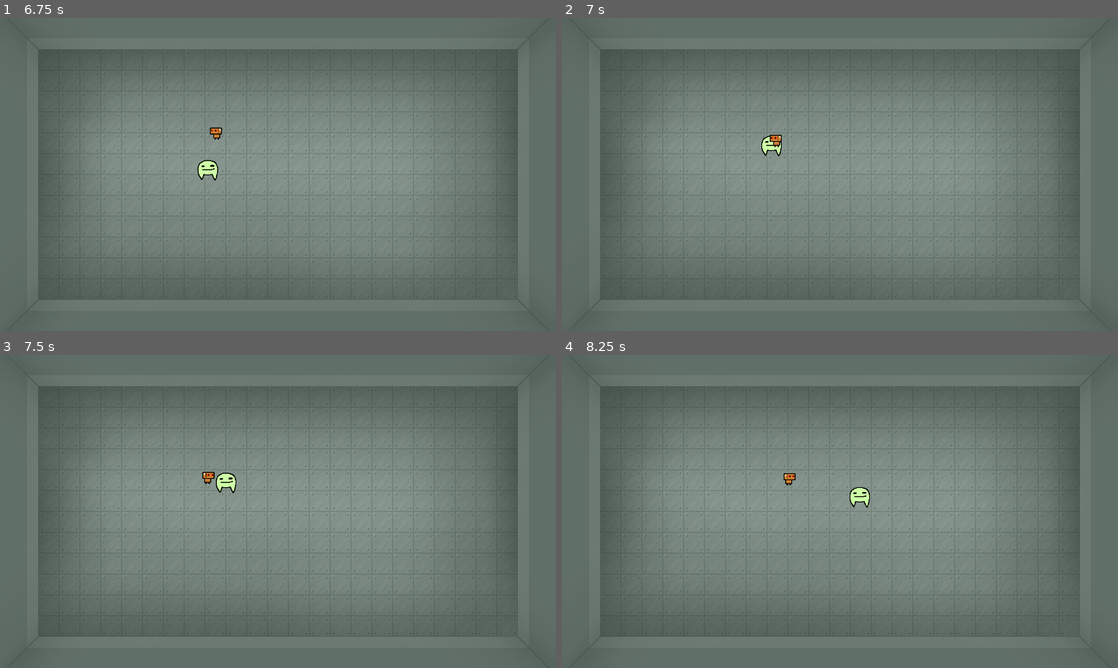
Above: before the commit, frames 1-4 (two rows, left to right).
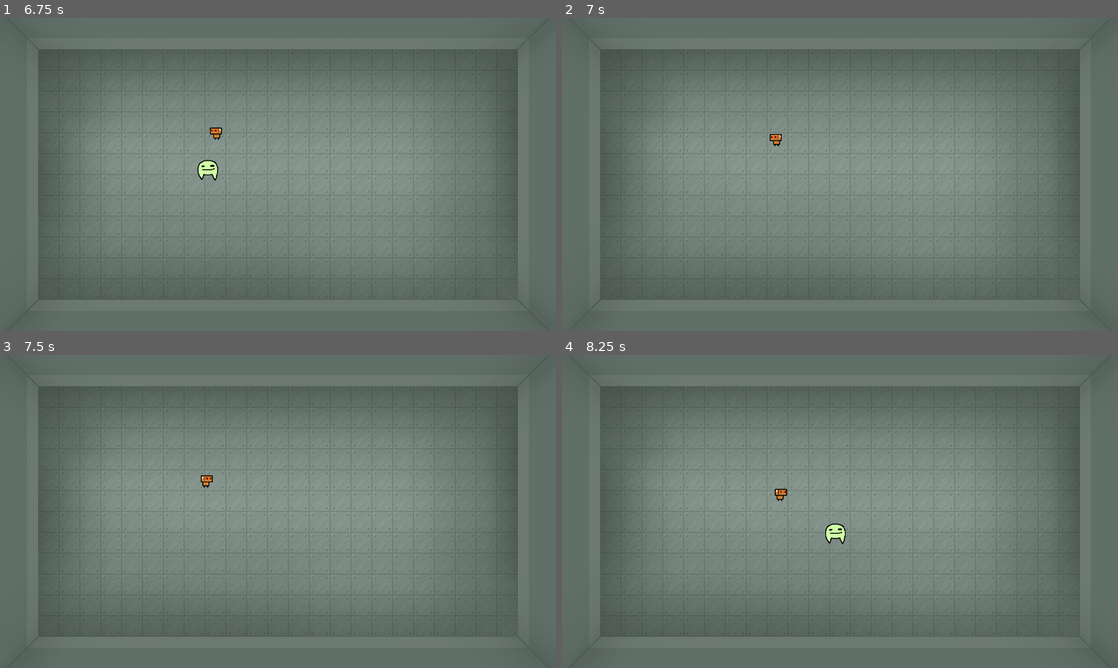
Above: after the commit, the same moments.

Repository: actually-reb/fenrir-2020
Game: Godot game, scene res://scene/Main.tscn
The game is run twice, just before and just after one commit, with the same random seed, the same clock (stepped at 60 frames per second) and the same inputs.
Inputs:
- Up to frame 1 (6.75 s): hold D (move_right) 0.53-1.28 s; hold S (move_down) 1.28-2.03 s; hold D (move_right) 2.03-2.78 s; hold W (move_up) 2.78-3.53 s; hold A (move_left) 3.53-5.03 s; hold S (move_down) 5.03-5.78 s; hold D (move_right) 5.78-6.53 s; hold W (move_up) from 6.53 s (still down)
- Up to frame 2 (7 s): keep holding W (move_up)
- Up to frame 3 (7.5 s): release W (move_up) at 7.28 s; hold D (move_right) from 7.28 s (still down)
- Up to frame 4 (8.25 s): release D (move_right) at 8.03 s; hold S (move_down) from 8.03 s (still down)

Frame 1 is identical in both runs. In frame 2, 0.2% of the frame differs, in the area x 35-40%, y 37-45%; in frame 3, 0.3%; in frame 4, 0.5%, in the area x 38-56%, y 37-61%.

Commit message:
created player damage method

Diff:
--- a/entity/Player.gd
+++ b/entity/Player.gd
@@ -1,15 +1,26 @@
 extends KinematicBody2D
+
+onready var invuln_timer = $InvulnTimer
+
+signal took_damage
 
 var max_speed = 250
 var accel = 3000
 var decel = 3000
 var velocity = Vector2()
+var push_velocity = Vector2()
+var push_decel = 1500
+
+var health = 6
 
 func _ready():
 	pass
 
 func _process(delta):
-	pass
+	if is_invuln():
+		visible = not visible
+	else:
+		visible = true
 
 func _physics_process(delta):
 	var move = Vector2()
@@ -29,7 +40,21 @@
 	else: # Decelerate if not moving
 		velocity = velocity.normalized() * max(0, velocity.length() - decel * delta)
 
-	if velocity.length() > max_speed:
+	if velocity.length() > max_speed: # Cap speed to max_speed
 		velocity = velocity.normalized() * max_speed
 
-	move_and_slide(velocity)
+	move_and_slide(velocity + push_velocity)
+
+	push_velocity = push_velocity.normalized() * max(0, push_velocity.length() - push_decel * delta)
+
+func is_invuln(): # Check if player is invulnerable to damage
+	return not invuln_timer.is_stopped()
+
+func damage(damage_amount, push):
+	if is_invuln():
+		return
+	health -= damage_amount
+	push_velocity = push
+	velocity = Vector2()
+	invuln_timer.start()
+	emit_signal("took_damage")
--- a/entity/Player.tscn
+++ b/entity/Player.tscn
@@ -4,7 +4,7 @@
 [ext_resource path="res://sprite/player.png" type="Texture" id=2]
 
 [sub_resource type="RectangleShape2D" id=1]
-extents = Vector2( 22.0548, 10 )
+extents = Vector2( 21.7398, 21.4688 )
 
 [node name="Player" type="KinematicBody2D" groups=[
 "player",
@@ -15,5 +15,9 @@
 texture = ExtResource( 2 )
 
 [node name="CollisionShape2D" type="CollisionShape2D" parent="."]
-position = Vector2( 0, 12.5992 )
+position = Vector2( 0.314987, -2.00272e-05 )
 shape = SubResource( 1 )
+
+[node name="InvulnTimer" type="Timer" parent="."]
+wait_time = 0.6
+one_shot = true
--- a/entity/TinyRobot.gd
+++ b/entity/TinyRobot.gd
@@ -22,12 +22,14 @@
 		var collision = get_slide_collision(i)
 		var collider = collision.collider
 		if collider.is_in_group("player"):
+			collider.damage(1, direction * 400)
 			direction = -direction
 
 func hop_towards(pos):
 	direction = (pos - position).normalized()
 
 func _on_HopTimer_timeout():
+	# Get player node
 	var player_array = get_tree().get_nodes_in_group("player")
 	var player
 	if player_array.size() > 0:
